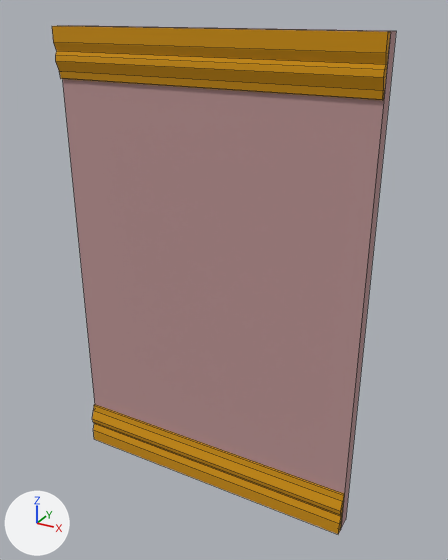
Two versions of the FBX model ArtAssets/Environment/SM_WallTile_2M.fbx, one commit apart.
One viewpoint serves both versions: a camera (50 mm lens) standing at (1.8, -3.13, 3.1) and looking at (0.08, -0.01, 1.54). Lighting does not change. The marker at lower left points along +X, +Y and +Z. The picture after the commit comes second. Mesh edges are drawn as thin lines. Where no turn or scale is listed for an object, it has been applied to the vertices. Vertices at exactly the same position are counted once.

The first picture shows 'SM_WallTile_2M'.
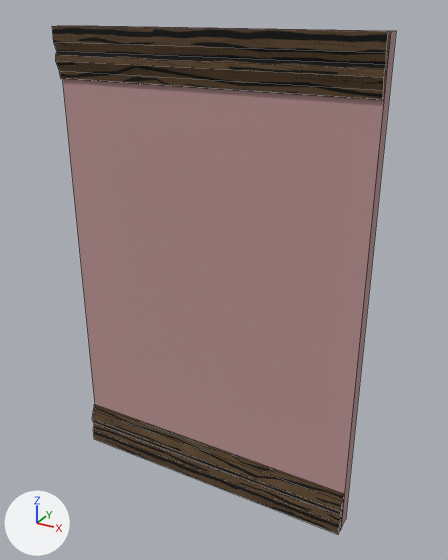
What the commit changed:
Picture 'T_WoodTrimSheet_Diffuse.png' (img_t_woodtrimsheet_diffuse_png) is new.
Material 'TrimSheet_Wood' (mat_trimsheet_wood) is new.
Its texture is img_t_woodtrimsheet_diffuse_png.
Its roughness is 1.0.
me_mesh has 60 vertices, 44 faces and spans x -1.0..1.0, y -0.15..0.0, z 0.0..3.0.
me_mesh is used by ob_sm_walltile_2m; location (0.0, 0.0, 0.0).
me_mesh part 1: all 39 faces that had it switch from mat_trimsheet (orange #ce9000) to mat_trimsheet_wood (picture img_t_woodtrimsheet_diffuse_png).
me_mesh part 2: texture (UV) coordinates of 15 of 44 faces, centred in x 0.0, y -0.15..-0.11, z 0.05..3.0, changed; they spanned u -0.27..-0.07, v 0.01..0.51 and now span u 0.0..1.0, v 0.41..0.59.

Boxes (x1, y1, x2, y2) around the edits, measured in the pictures (448 x 560 px):
'SM_WallTile_2M', recoloured, surface changed (darker): (52, 25, 393, 534) in both
part 1 of me_mesh, recoloured (darker): (52, 26, 390, 534) in both
part 2 of me_mesh, surface changed (darker): (52, 26, 388, 534) in both
